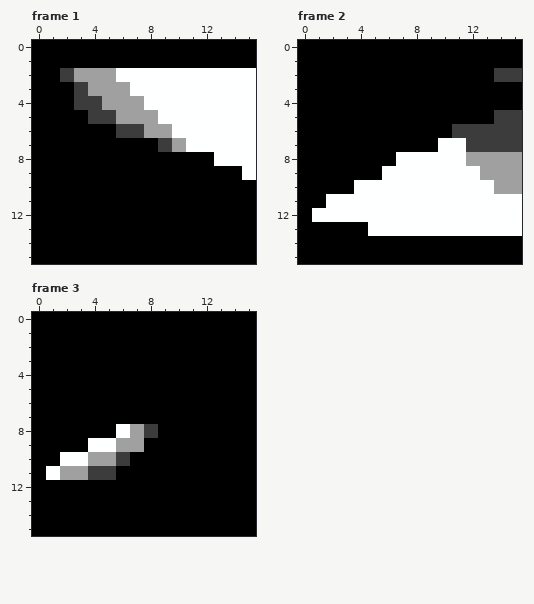
Edited in one commit: pixel-art file (art/sprite_tiles/longsword_east_2.aseprite). That is the earlier state.
16x16 pixels, 4 frames. Shown: frame 1, frame 2, frame 3.
Once edited:
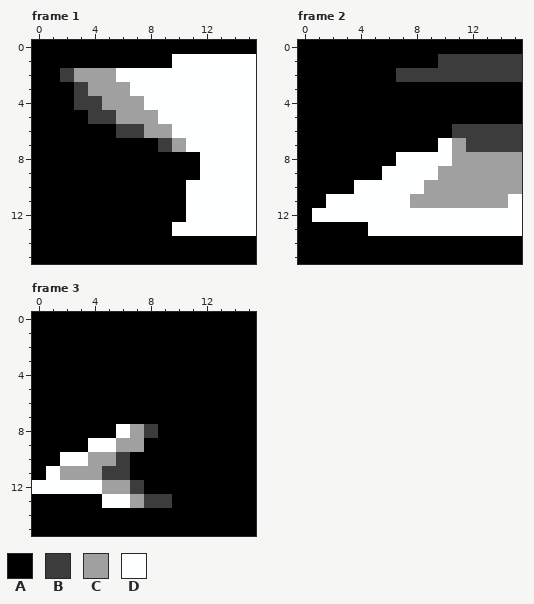
Palette (. is transparent): A #000000  B #3c3c3c  C #a0a0a0  D #feffff
Change:
Frame 1:
The edit turns colour A into colour D in row 1 at x 10 to 15; in row 8 at x 12; in row 9 at x 12 to 14; in rows 10 to 12 at x 11 to 15; in row 13 at x 10 to 15.
Frame 2:
The edit turns colour B into colour A in row 5 at x 14 to 15.
The edit turns colour A into colour B in row 1 at x 10 to 15; in row 2 at x 7 to 13.
The edit turns colour D into colour C in rows 7 to 8 at x 11; in row 9 at x 10 to 12; in row 10 at x 9 to 13; in row 11 at x 8 to 14.
Frame 3:
The edit turns colour A into colour B in row 11 at x 6; in row 12 at x 7; in row 13 at x 8 to 9.
The edit turns colour A into colour C in row 12 at x 5 to 6; in row 13 at x 7.
The edit turns colour B into colour C in row 11 at x 4.
The edit turns colour A into colour D in row 12 at x 0 to 4; in row 13 at x 5 to 6.
Pixel boxes of the changes (left, top, right, bottom) in both pictures:
changed: (172, 54, 256, 68)
changed: (172, 152, 256, 236)
changed: (396, 54, 522, 208)
changed: (32, 466, 172, 508)
